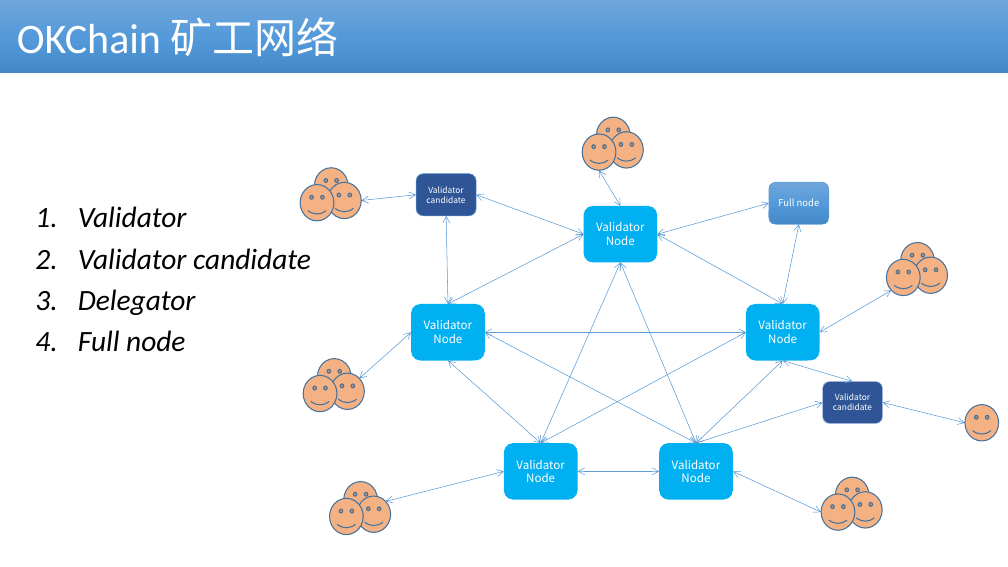
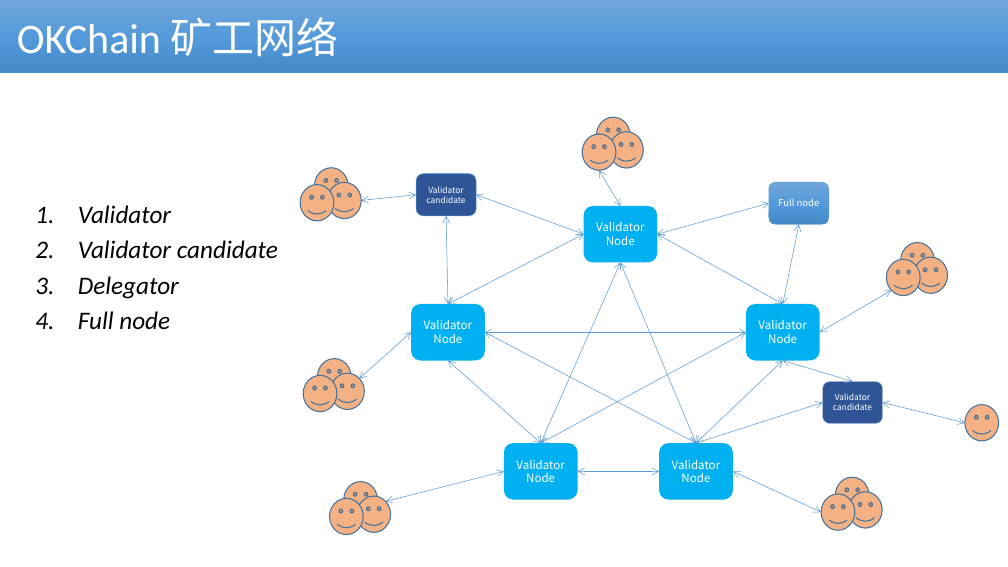
Before and after one commit to cmdpos/gaia, a slide deck: slide 24 of ppt/blockchain-dex.pptx. Drawn at 1008x567 pixels with LibreOffice and Linux fonts; fonts in the diff are those of the drawing. Boxes give left, top, right and bottom in pixels: in the first picture for what was removed or moved away, otherwise in the second. Text is boxed around its words. In the diff, an @@ line names an element or a change of style, - is before the commit and + after.

```diff
--- a/ppt/blockchain-dex.pptx
+++ b/ppt/blockchain-dex.pptx
@@ text "Validator" at (x1=78, y1=205, x2=278, y2=329): size 28 to 24 pt @@
```
Also in this commit, not shown: 8 other slides changed.
